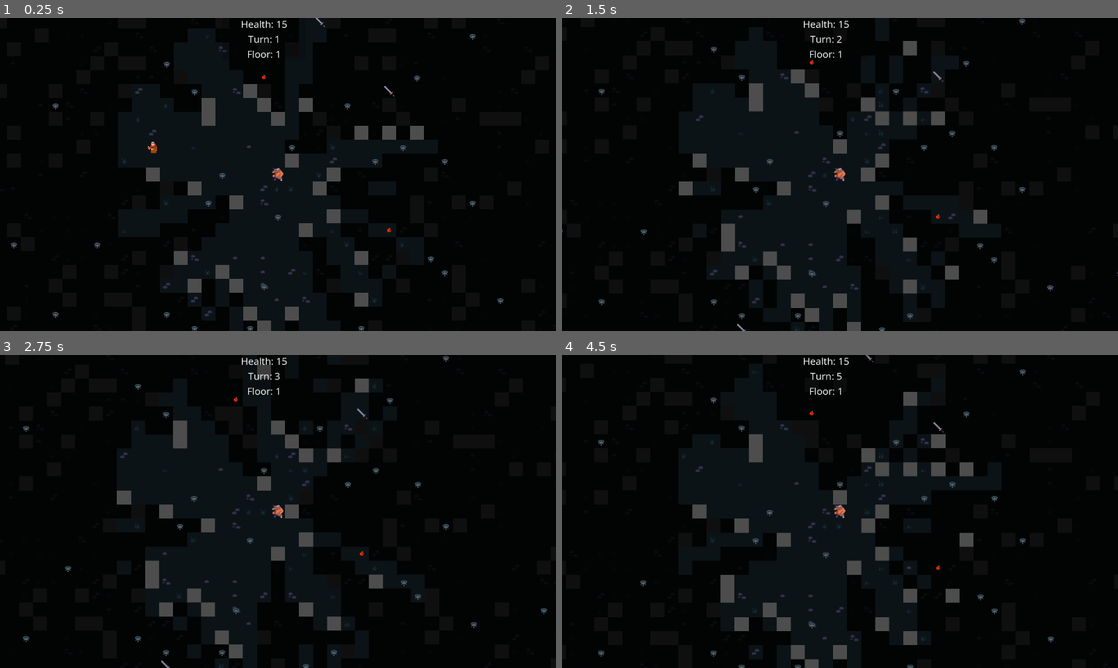
Above: before the commit, frames 1-4 (two rows, left to right).
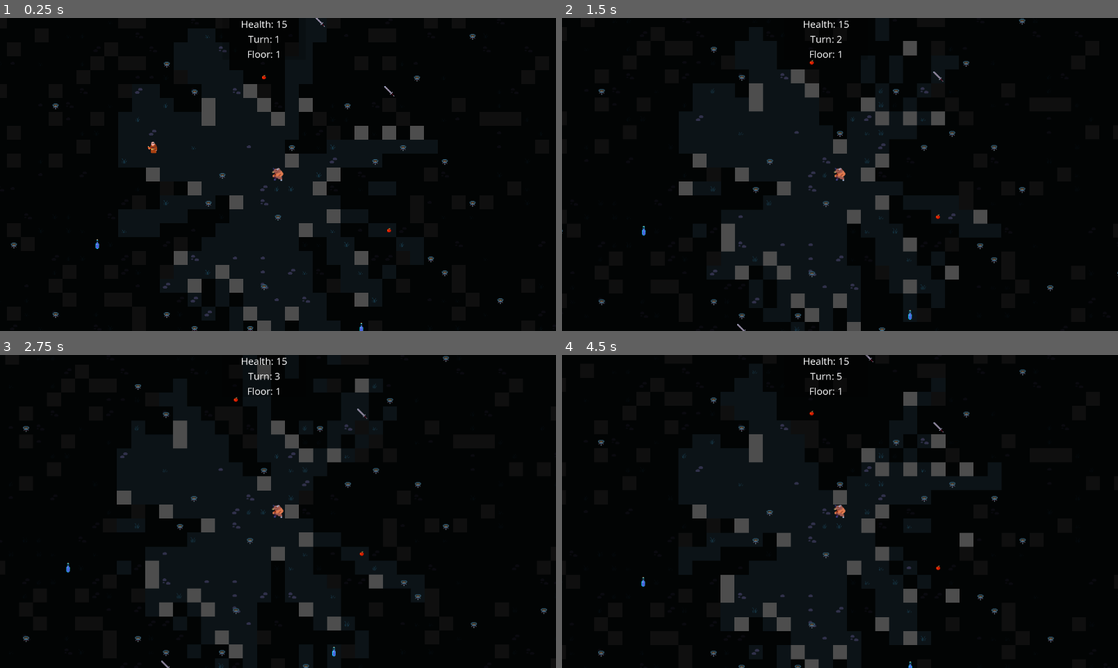
Above: after the commit, the same moments.

Repository: langel/ipsylial
Game: Godot game, scene res://scenes/game.tscn
Same seed, same stepped clock (60 frames per second), same inputs: the game is played once before the commit and once after it. This scene is started directly instead of the project's main scene.
Inputs (mouse positions are in pixels of both pictures, inside the frame that each line leads up to):
- Up to frame 1 (0.25 s): no input
- Up to frame 2 (1.5 s): tap Enter at 0.5 s; move the mouse to (962, 158) at 0.52 s; hold D (move_right) 0.53-1.28 s; tap Space (space) at 0.6, 1.25 s; move the mouse to (728, 190) at 1.27 s; hold S (move_down) from 1.28 s (still down); tap Mouse wheel up (zoom_in) at 1.35 s
- Up to frame 3 (2.75 s): tap Enter at 2 s; move the mouse to (333, 442) at 2.02 s; release S (move_down) at 2.03 s; hold D (move_right) from 2.03 s (still down); tap Mouse wheel down (zoom_out) at 2.1 s
- Up to frame 4 (4.5 s): tap Space (space) at 2.75, 2.85, 4.25 s; move the mouse to (812, 574) at 2.77 s; release D (move_right) at 2.78 s; hold W (move_up) 2.78-3.53 s; tap Enter at 3.5 s; move the mouse to (1006, 558) at 3.52 s; hold A (move_left) from 3.53 s (still down); tap Mouse wheel up (zoom_in) at 3.6 s; move the mouse to (673, 464) at 4.27 s; tap Mouse wheel down (zoom_out) at 4.35 s

The runs differ from the first frame. In frame 1, less than 0.1% of the frame differs, in the area x 16-66%, y 70-100%; in frame 2, less than 0.1%; in frame 3, less than 0.1%, in the area x 11-61%, y 66-97%; in frame 4, less than 0.1%.

Commit message:
item seeking

Diff:
--- a/assets/tile_sets/animated_items.tres
+++ b/assets/tile_sets/animated_items.tres
@@ -43,6 +43,14 @@
 [sub_resource type="AtlasTexture" id="AtlasTexture_h1got"]
 atlas = ExtResource("3_c5nh8")
 region = Rect2(32, 544, 32, 32)
+
+[sub_resource type="AtlasTexture" id="AtlasTexture_0i17w"]
+atlas = ExtResource("1_upmj6")
+region = Rect2(128, 800, 32, 32)
+
+[sub_resource type="AtlasTexture" id="AtlasTexture_mwj2j"]
+atlas = ExtResource("1_upmj6")
+region = Rect2(96, 800, 32, 32)
 
 [sub_resource type="AtlasTexture" id="AtlasTexture_rwgab"]
 atlas = ExtResource("1_upmj6")
@@ -105,12 +113,18 @@
 "name": &"chest_open",
 "speed": 5.0
 }, {
-"frames": [],
+"frames": [{
+"duration": 1.0,
+"texture": SubResource("AtlasTexture_0i17w")
+}],
 "loop": true,
 "name": &"potion_blue",
 "speed": 5.0
 }, {
-"frames": [],
+"frames": [{
+"duration": 1.0,
+"texture": SubResource("AtlasTexture_mwj2j")
+}],
 "loop": true,
 "name": &"potion_red",
 "speed": 5.0
--- a/scenes/game.gd
+++ b/scenes/game.gd
@@ -199,11 +199,35 @@
 	for baddy in GameState.baddies:
 		if not baddy.is_alive():
 			continue
+
+		# Move and update state
 		baddy.take_turn()
 		baddy.scene.position = (baddy.grid_position * GameState.TILE_SIZE)
 		baddy.scene.update_state()
-	pass
+
+		# Check if the baddy is on an item that allows interaction
+		var item = get_item_at_position(baddy.grid_position)
+		if item and item.for_baddies:
+			handle_baddy_item_interaction(baddy, item)
+
 	await get_tree().create_timer(0.01).timeout
+
+func handle_baddy_item_interaction(baddy: Baddy, item: Item):
+	"""Handles interactions between baddies and items flagged as 'for_baddies'."""
+	print("Baddy interacted with:", item.type)
+
+	match item.type:
+		Item.ItemType.SWORD:
+			# Baddy gets stronger!
+			baddy.damage += 1
+			spawn_floating_text("+1 DMG", Color(0.5, 0, 1), baddy.scene.position)
+
+			# Remove sword from the game
+			remove_item_from_game(item)
+		_:
+			print("Unhandled item for baddy:", item.type)
+
+
 
 func drawScore():
 	var game_status_scene = $CanvasLayer/GameStatus
--- a/scripts/baddies/barbarian.gd
+++ b/scripts/baddies/barbarian.gd
@@ -14,6 +14,14 @@
 func _ready() -> void:
 	pass # Replace with function body.
 
+func more_behavior(is_player, is_item):
+	if behavior == BaddyBehavior.STARTLED:
+		if is_player:
+			set_behavior(BaddyBehavior.CONFIDENT)
+	if behavior == BaddyBehavior.SEEKING:
+		if is_player:
+			set_behavior(BaddyBehavior.CONFIDENT)
+
 
 # Called every frame. 'delta' is the elapsed time since the previous frame.
 func _process(delta: float) -> void:
--- a/scripts/baddies/farmer.gd
+++ b/scripts/baddies/farmer.gd
@@ -17,6 +17,28 @@
 	self.behavior_change_freq = 3
 	self.damage = 1
 
+func more_behavior(is_player, is_item):
+	if behavior == BaddyBehavior.CHILL:
+		if is_player:
+			set_behavior(BaddyBehavior.STARTLED)
+	elif behavior == BaddyBehavior.STARTLED:
+		if is_item:
+			set_behavior(BaddyBehavior.SEEKING)
+		elif is_player:
+			set_behavior(BaddyBehavior.CONFIDENT)
+	elif behavior == BaddyBehavior.SEEKING:
+		if not is_item:
+			if is_player:
+				set_behavior(BaddyBehavior.STARTLED)
+			else:
+				set_behavior(BaddyBehavior.CHILL)
+	elif behavior == BaddyBehavior.CONFIDENT:
+		if not is_player:
+			if not is_item:
+				set_behavior(BaddyBehavior.CHILL)
+			else:
+				set_behavior(BaddyBehavior.SEEKING)
+
 # Called every frame. 'delta' is the elapsed time since the previous frame.
 func _process(delta: float) -> void:
 	pass
--- a/scripts/baddy.gd
+++ b/scripts/baddy.gd
@@ -94,6 +94,10 @@
 				set_behavior(BaddyBehavior.CHILL)
 			else:
 				set_behavior(BaddyBehavior.SEEKING)
+	more_behavior(is_player, is_item)
+
+func more_behavior(any_player, any_items):
+	pass
 
 func take_turn():
 	var dir: Vector2 = Vector2(0,0)
@@ -107,6 +111,8 @@
 		dir = get_random_direction()
 	elif behavior == BaddyBehavior.CONFIDENT:
 		dir = dir_to_player()
+	elif behavior == BaddyBehavior.SEEKING:
+		dir = dir_to_item()
 
 	var new_position = self.grid_position + dir
 	if GameState.baddy_can_move_here(new_position):
@@ -133,6 +139,31 @@
 		return path[1]-grid_position
 	return Vector2(0,0)
 
+func dir_to_item() -> Vector2:
+	"""Returns the direction toward the nearest reachable item."""
+	var item = find_nearest_reachable_item()
+	if item:
+		var path = GameState.get_ai_path(grid_position, item.grid_position)
+		if path.size() > 1:
+			return path[1] - grid_position  # Move toward the next step in the path
+	return Vector2(0, 0)  # No valid path, don't move
+
+
+func find_nearest_reachable_item() -> Item:
+	"""Finds the closest item that the baddy can reach."""
+	var nearest_item = null
+	var shortest_distance = INF  # Start with infinite distance
+
+	for item in GameState.items:
+		if item.for_baddies:
+			var path = GameState.get_ai_path(grid_position, item.grid_position)
+			if path.size() > 1 and path.size() < shortest_distance:
+				nearest_item = item
+				shortest_distance = path.size()
+
+	return nearest_item
+
+
 func get_region_for_type() -> Rect2:
 	var coords = variation_coords[self.variation%self.num_variations]
 	return Rect2(FRAME_SIZE.x*coords.x, FRAME_SIZE.y*coords.y, FRAME_SIZE.x, FRAME_SIZE.y)
--- a/scripts/game_state.gd
+++ b/scripts/game_state.gd
@@ -94,6 +94,16 @@
 				if item_roll < roll_sum:
 					item.type = item_type
 					break
+			match item.type:
+				Item.ItemType.BRAZIER_OFF:
+					pass
+				Item.ItemType.APPLE:
+					pass
+				Item.ItemType.POTION_BLUE:
+					pass
+				Item.ItemType.SWORD:
+					item.for_baddies = true
+					pass
 			items.append(item)
 	return items
 
Not shown: 1 places in assets/tile_sets/animated_items.tres that only renumber resources
